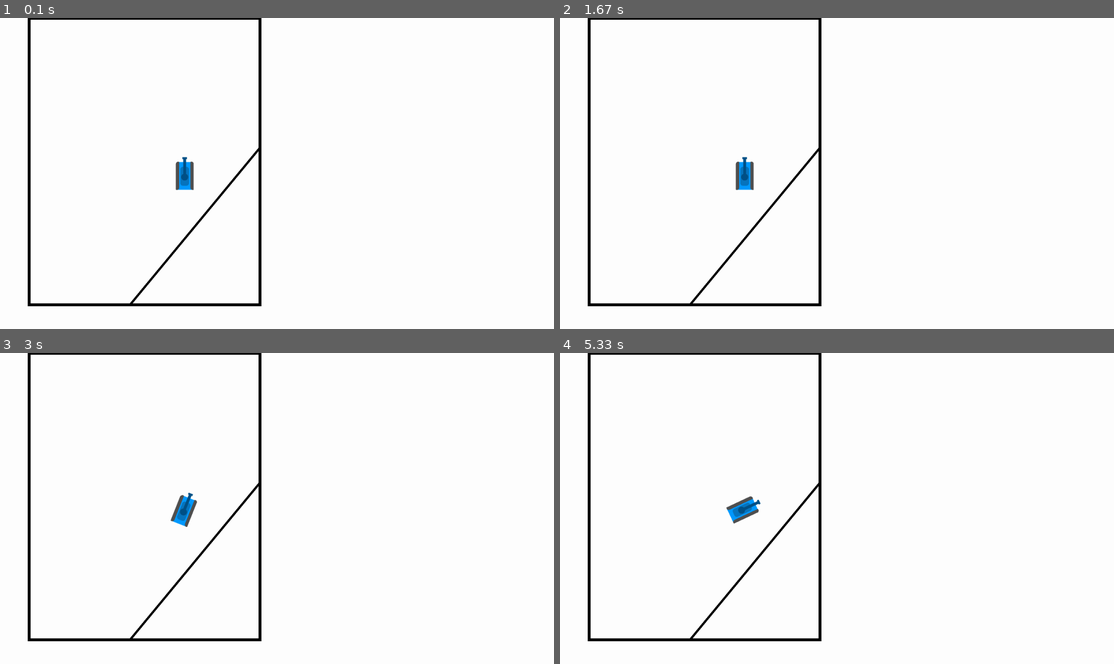
Above: before the commit, frames 1-4 (two rows, left to right).
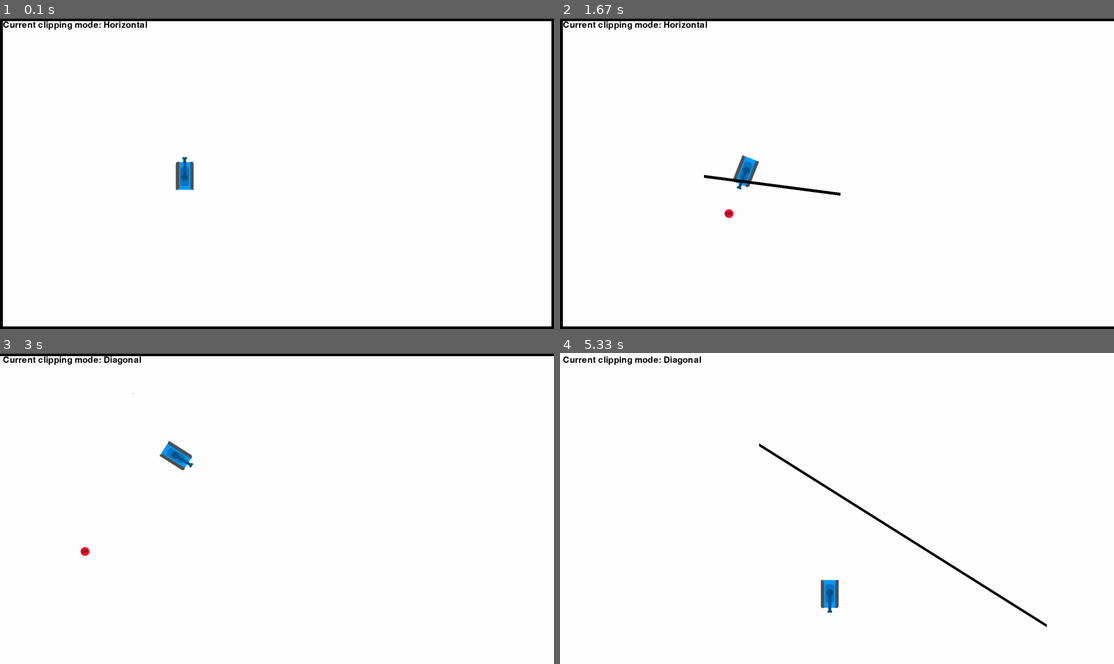
Above: after the commit, the same moments.

Repository: hoischreck/tankClash
Game: pygame game, started from main.py
Same seed, same stepped clock (60 frames per second), same inputs: the game is played once before the commit and once after it.
Inputs (mouse positions are in pixels of both pictures, inside the frame that each line leads up to):
- Up to frame 1 (0.1 s): no input
- Up to frame 2 (1.67 s): hold Z 0.33-0.8 s; hold Right 0.33-0.8 s; move the mouse to (814, 189) at 0.37 s; click (842, 195) at 0.88 s; click (704, 176) at 1.22 s; tap Enter at 1.5 s
- Up to frame 3 (3 s): hold Right 1.83-2.3 s; tap Z at 1.9, 2.2, 2.4, 2.73 s; click (105, 583) at 1.92 s; tap V at 1.98 s; hold Up 2.33-2.63 s; click (481, 617) at 2.42 s; tap D at 2.48 s; hold Right from 2.67 s (still down); click (132, 393) at 2.75 s
- Up to frame 4 (5.33 s): tap Z at 3.03, 3.23, 3.53, 3.8, 4.13, 4.47, 4.77, 4.9, 5.3 s; release Right at 3.13 s; hold Left 3.17-3.7 s; click (704, 446) at 3.25 s; tap V at 3.32, 4.55 s; hold H 3.73-4.03 s; hold Down 3.73-4.03 s; click (809, 589) at 3.82 s; tap D at 3.88, 4.98 s; hold Down 4.07-4.37 s; click (837, 545) at 4.15 s; hold Left 4.4-4.8 s; click (1047, 626) at 4.48 s; hold Up 4.83-5.2 s; click (759, 443) at 4.92 s; hold Right from 5.23 s (still down); click (947, 483) at 5.32 s

The runs differ from the first frame. In frame 1, 5.2% of the frame differs, in the area x 0-100%, y 0-100%; in frame 2, 5.2%; in frame 3, 3.8%; in frame 4, 3.5%.

Commit message:
started implementation of the map editor

Diff:
--- a/ammo.py
+++ b/ammo.py
@@ -28,16 +28,9 @@
 		super().update()
 
 		if (wall := self.game.map.hitsWall(self)):
-			print(wall.start, wall.end)
+			# todo: handle edge case -> projectile is spawned inside wall
 			self.pos = oldPos
-			# handle reflection -> 1.) calc norm vector 2.) compare with direction of shot 3.) combine into a new direction vector
-			normVec = wall.norm
-			if self.dir.enclosedAngle(normVec) > pi/2:
-				normVec.toCounter()
-			v = Vector2D.fromSymReflection(self.dir, normVec)
-			v.toUnitVec()
-			v.toCounter()
-			self.dir = v
+			self.dir = wall.reflectVector(self.dir)
 
 # AMMO-classes ---------
 class Ammunition:
--- a/main.py
+++ b/main.py
@@ -1,7 +1,7 @@
 import pygame, sys, os
 from math import pi
 from abc import ABC, abstractmethod
-from enum import Enum
+from enum import Enum, auto
 from timeit import default_timer
 
 from PygameCollection.math import Vector2D, rad2deg
@@ -56,6 +56,7 @@
 
 		self.ammo: Ammunition = Ammunition.getAmmo(AmmoType.NORMAL)
 
+	# recursive collision correction
 	#todo: enhance performance, generalize approach and evaluate efficiency
 	def update(self, scale=1.0, threshold=0.01):
 		posBefore = self.pos
@@ -100,12 +101,14 @@
 		AmmoType.setImage(AmmoType.NORMAL, loadConvScaledImg(("assets", "img", "ProjectileBall.png"), (30, 30)))
 
 		self.map = TankMap(self)
-		self.map.addWall((900, 0),(900, 1000))
-		self.map.addWallV((100, 0), 1000)
-		self.map.addWallH((100, 995), 800)
-		self.map.addWallH((100, 0), 800)
-		self.map.addWall((450, 995), (900, 450))
+		# self.map.addWall((900, 0),(900, 1000))
+		# self.map.addWallV((100, 0), 1000)
+		# self.map.addWallH((100, 995), 800)
+		# self.map.addWallH((100, 0), 800)
+		# self.map.addWall((450, 995), (900, 450))
+		self.map.load("testMap")
 		self.drawingQueue.insert(0, self.map)
+		#self.map.save("testMap")
 
 		p1 = Player("Ivo", 1, self)
 		img = loadConvFacScaledImg(("assets", "img", "TankBlue.png"), 0.5)
@@ -173,6 +176,102 @@
 				player.tank.ammo.kill(i)
 				self.drawingQueue.remove(i)
 
+class ClipMode(Enum):
+	HORIZONTAL = "Horizontal"
+	VERTICAL = "Vertikal"
+	DIAGONAL = "Diagonal"
+
+class TankClashMapEditor(TankClash):
+	def __init__(self, *args, **kwargs):
+		super().__init__(*args, **kwargs)
+		self.startPoint = None
+		self.endPoint = None
+		self.fixedTargetEnd = None
+		self.clipMode = ClipMode.HORIZONTAL
+		self.font = pygame.font.Font(pygame.font.get_default_font(), 30)
+
+	def setup(self):
+		AmmoType.setImage(AmmoType.NORMAL, loadConvScaledImg(("assets", "img", "ProjectileBall.png"), (30, 30)))
+
+		self.map = TankMap(self)
+		self.drawingQueue.append(self.map)
+		# base map
+		offset = Wall.STANDARD_WIDTH//2
+		#todo: use this or implement reflection by "hitting" walls (basic norm reflection)
+		self.map.addWallH((0, offset), self.w)
+		self.map.addWallH((0, self.h-offset), self.w)
+		self.map.addWallV((offset-1, offset), self.h)
+		self.map.addWallV((self.w-offset, offset), self.h)
+
+		p1 = Player("Ivo", 1, self)
+		img = loadConvFacScaledImg(("assets", "img", "TankBlue.png"), 0.5)
+		p1.setTank(Tank(self, img, Vector2D(0, 0)))
+		# showRect(p1.tank)
+		# hideHitbox(p1.tank)
+		# showMask(p1.tank)
+
+		p1.setControls({
+			"up": "forward",
+			"left": "left",
+			"down": "backward",
+			"right": "right",
+			"return": "shoot"
+		})
+
+		p1.setPosition(Vector2D(self.w // 3, self.h // 2))
+		self.players.add(p1)
+
+		self.drawingQueue.append(p1.tank)
+
+	def loop(self):
+		for k in self.controls:
+			if self.key.heldDown(k, KeyType.STRING):
+				self.controls[k]()
+
+		# implement fix points for walls (implement start and end fix)
+		if self.mouse.heldDown(3):
+
+			# if start point was already set
+			if self.startPoint is not None:
+				if self.clipMode == ClipMode.HORIZONTAL:
+					self.fixedTargetEnd = (self.mouse.getPos()[0], self.startPoint[1])
+				elif self.clipMode == ClipMode.VERTICAL:
+					self.fixedTargetEnd = (self.startPoint[0], self.mouse.getPos()[1])
+				elif self.clipMode == ClipMode.DIAGONAL:
+					self.fixedTargetEnd = (0, 0) #todo: implement
+				else:
+					pass # todo: what to do?
+		else:
+			self.fixedTargetEnd = self.mouse.getPos()
+
+		# confirm selection
+		if self.mouse.mouseUp(1):
+			if self.startPoint is None:
+				self.startPoint = self.mouse.getPos()
+			elif self.endPoint is None:
+				self.endPoint = self.fixedTargetEnd
+				self.map.addWall(self.startPoint, self.endPoint)
+				self.startPoint, self.endPoint = None, None
+
+		# show wall preview
+		if self.startPoint is not None:
+			pygame.draw.line(self.screen, (122, 122, 122), self.startPoint, self.fixedTargetEnd, 5)
+
+		if self.key.keyUp(pygame.K_z):
+			self.map.removeLast(minAmount=4) #4 base walls are used as a boundary
+		elif self.key.keyUp(pygame.K_h):
+			self.clipMode = ClipMode.HORIZONTAL
+		elif self.key.keyUp(pygame.K_v):
+			self.clipMode = ClipMode.VERTICAL
+		elif self.key.keyUp(pygame.K_d):
+			self.clipMode = ClipMode.DIAGONAL
+
+		textSurface = self.font.render(f"Current clipping mode: {self.clipMode.value}", True, (0, 0, 0))
+		self.screen.blit(textSurface, (10, 10))
+
+
 if __name__ == "__main__":
-	g = TankClash()
-	g.run()
+	#g = TankClash()
+	#g.run()
+	m = TankClashMapEditor()
+	m.run()
--- a/map.py
+++ b/map.py
@@ -1,10 +1,13 @@
-import numpy as np
+import csv
+from math import pi
 
 from PygameCollection.math import Vector2D, Point2D
 from PygameCollection.gameObjects import GraphicalObj
 import pygame
 
 class Wall(GraphicalObj):
+	STANDARD_WIDTH = 10
+
 	def __init__(self, game, start, end):
 		super().__init__(game)
 		self.start = Vector2D.fromIterable(start)
@@ -13,25 +16,45 @@
 		self.width = 10
 		self.norm = Vector2D.getNormVec(self.start-self.end)
 
+	# todo: add small circles to the end of a wall to make them look "cleaner"
 	def draw(self, surface=None):
 		pygame.draw.line(self.screen if surface is None else surface, self.color, self.start.toTuple(), self.end.toTuple(), self.width)
+
+	# reflects a vector at the norm vector (e.g. used in projectile reflection logic)
+	def reflectVector(self, v):
+		# handle reflection -> 1.) calc norm vector 2.) compare with direction of shot 3.) combine into a new direction vector
+		normVec = self.norm
+		if v.enclosedAngle(normVec) > pi / 2:
+			normVec.toCounter() #todo: change logic to return a new vector?
+		v = Vector2D.fromSymReflection(v, normVec)
+		v.toUnitVec()
+		v.toCounter()
+		return v
 
 	def __len__(self):
 		return len(self.start-self.end)
 
 # Basically a collection of walls
 class TankMap(GraphicalObj):
+	DATA_DELIMITER = ","
+
 	def __init__(self, game):
 		super().__init__(game)
-		self.walls = set()
-		s = pygame.Surface(self.game.windowSize, pygame.SRCALPHA)
-		self.mask = pygame.mask.from_surface(s)
+		self.walls = list()
+		self._renewMask()
 
 	def addWall(self, start, end):
-		self.walls.add(Wall(self.game, start, end))
-		wallSurface = pygame.Surface(self.game.windowSize, pygame.SRCALPHA) # Size effects "hits any wall"
-		self.draw(wallSurface)
-		self.mask = pygame.mask.from_surface(wallSurface)
+		self.walls.append(Wall(self.game, start, end))
+		self._renewMask() # Size effects "hits any wall"
+
+	def removeWall(self, wall):
+		self.walls.remove(wall)
+		self._renewMask()
+
+	def removeLast(self, minAmount=0):
+		if len(self.walls) > 0:
+			del self.walls[-1]
+			self._renewMask()
 
 	# checks if sprite overlaps map mask
 	def hitsAnyWall(self, sprite):
@@ -53,13 +76,29 @@
 	def addWallV(self, start, length):
 		self.addWall(start, (start[0], start[1]+length))
 
-	#todo: distances a calculated falsely (see diagonal wall)
 	def _distanceToWall(self, x, y, wall):
 		m = (wall.end-wall.start).slope()
 		xp = wall.start.x if m is None else (m**2*wall.start.x+x-m*(wall.start.y-y))/(m**2+1)
 		yp = y if m is None else m*(xp-wall.start.x)+wall.start.y
 		return Point2D.distance(x, y, xp, yp)
 
+	def _renewMask(self):
+		s = pygame.Surface(self.game.windowSize, pygame.SRCALPHA)
+		self.draw(s)
+		self.mask = pygame.mask.from_surface(s)
+
 	def draw(self, surface=None):
 		for w in self.walls:
 			w.draw(surface)
+
+	def save(self, filepath):
+		# saves each wall as a 4 values (start_x, start_y, end_x, end_y)
+		with open(f"{filepath}.csv", "w", newline="", encoding="utf8") as f:
+			csvWriter = csv.writer(f, delimiter=TankMap.DATA_DELIMITER)
+			csvWriter.writerows([(*w.start.toTuple(), *w.end.toTuple()) for w in self.walls])
+
+	def load(self, filepath):
+		with open(f"{filepath}.csv", "r", encoding="utf8") as f:
+			csvReader = csv.reader(f, delimiter=TankMap.DATA_DELIMITER)
+			for l in csvReader:
+				self.addWall((int(l[0]), int(l[1])), (int(l[2]), int(l[3])))
